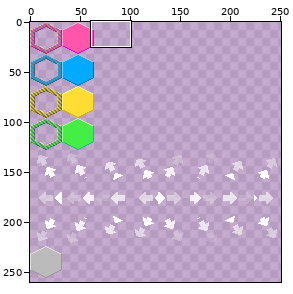
Edited in one commit: sprite sheet (hex-32x32.png). Above, an overview of the earlier version with the close-up marked.
Close-up. Old version:
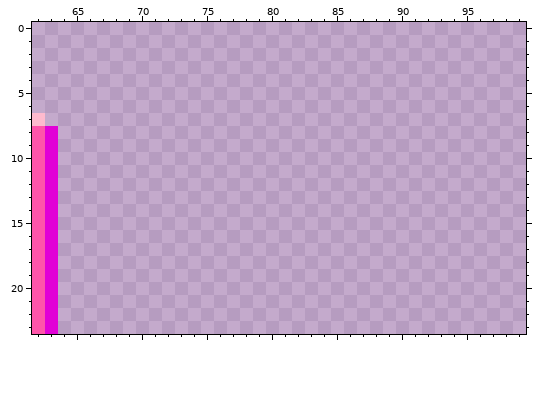
The file is 288x352 pixels. Colours within 5 levels of each other are drawn and written as one. Shown: x 62..99, y 0..23. The wide view leaves out empty margins. The commit also changed other parts of the picture, which this record leaves out.
Once edited:
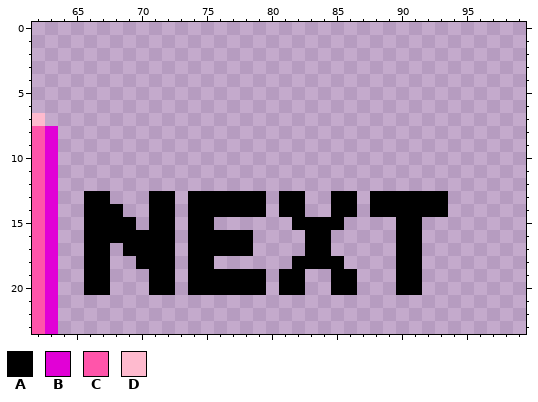
Palette (. is transparent): A #000000  B #e101d6  C #ff55aa  D #febace
Edits made:
y 13: x 66..67 .. -> AA; x 71..72 .. -> AA; x 74..79 ...... -> AAAAAA; x 81..82 .. -> AA; x 85..86 .. -> AA; x 88..93 ...... -> AAAAAA
y 14: x 66..68 ... -> AAA; x 71..72 .. -> AA; x 74..79 ...... -> AAAAAA; x 81..82 .. -> AA; x 85..86 .. -> AA; x 88..93 ...... -> AAAAAA
y 15: x 66..69 .... -> AAAA; x 71..72 .. -> AA; x 74..75 .. -> AA; x 82..85 .... -> AAAA; x 90..91 .. -> AA
y 16: x 66..72 ....... -> AAAAAAA; x 74..78 ..... -> AAAAA; x 83..84 .. -> AA; x 90..91 .. -> AA
y 17: x 66..67 .. -> AA; x 69..72 .... -> AAAA; x 74..78 ..... -> AAAAA; x 83..84 .. -> AA; x 90..91 .. -> AA
y 18: x 66..67 .. -> AA; x 70..72 ... -> AAA; x 74..75 .. -> AA; x 82..85 .... -> AAAA; x 90..91 .. -> AA
y 19..20: x 66..67 .. -> AA; x 71..72 .. -> AA; x 74..79 ...... -> AAAAAA; x 81..82 .. -> AA; x 85..86 .. -> AA; x 90..91 .. -> AA
Where, in picture pixels (left, top, right, bottom), the same in both close-ups:
added: (84, 191, 448, 295)
